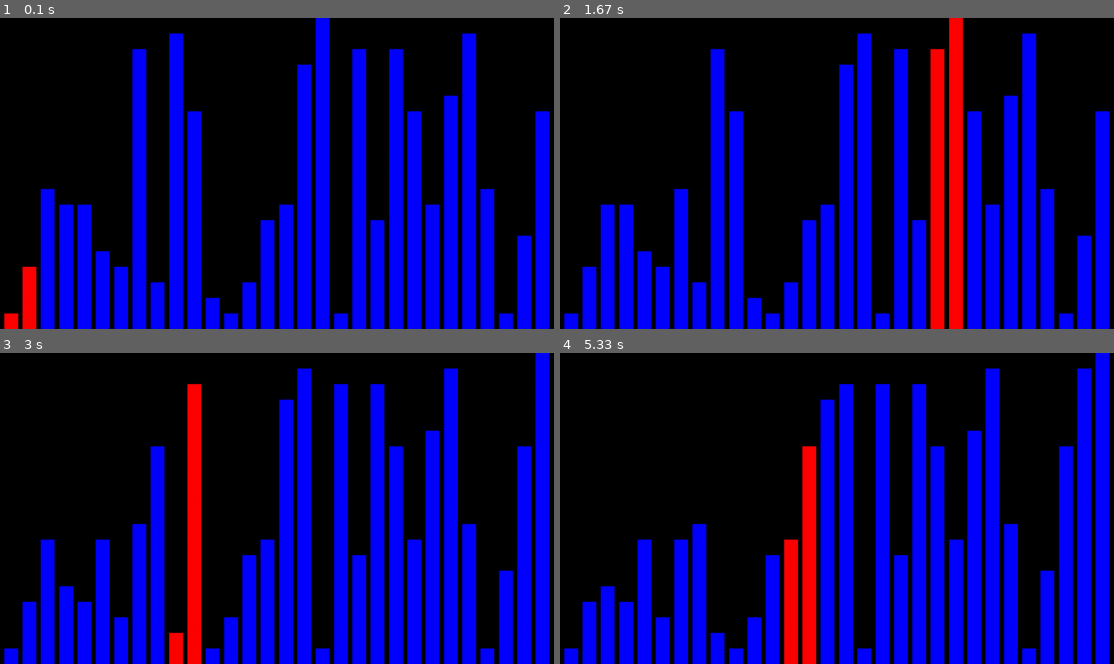
Above: before the commit, frames 1-4 (two rows, left to right).
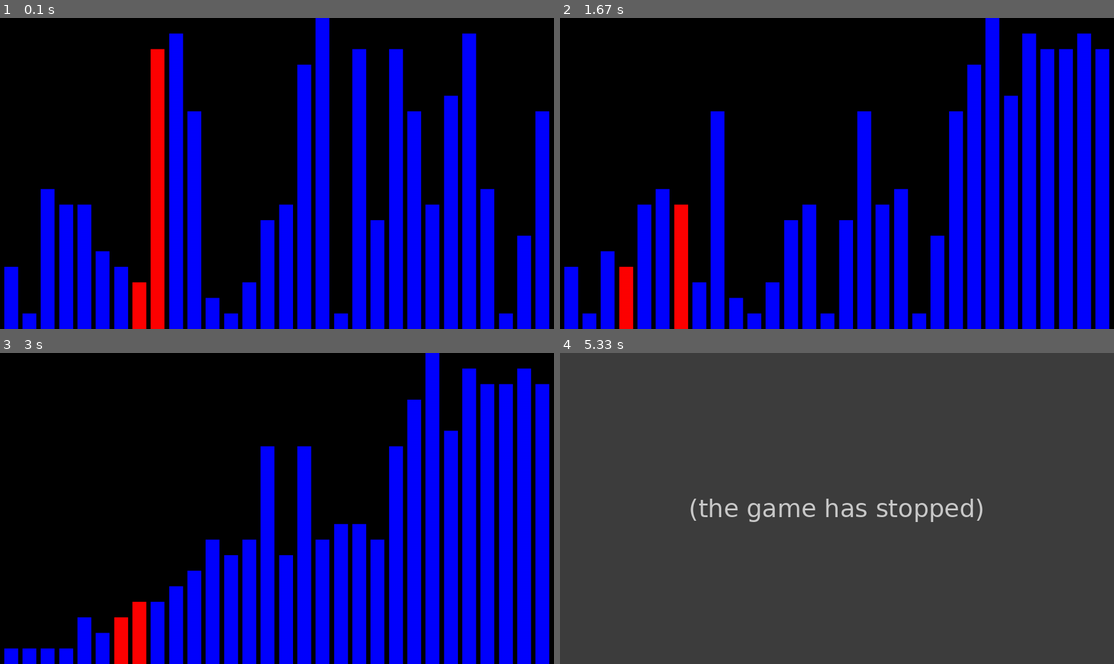
Above: after the commit, the same moments.

Repository: GabeMed/PygameSortVisualizer
Game: pygame game, started from src/main.py
The game is run twice, just before and just after one commit, with the same random seed, the same clock (stepped at 60 frames per second) and the same inputs.
Inputs:
- Up to frame 1 (0.1 s): no input
- Up to frame 2 (1.67 s): no input
- Up to frame 3 (3 s): no input
- Up to frame 4 (5.33 s): no input

The runs differ from the first frame. In frame 1, 5.7% of the frame differs, in the area x 0-30%, y 9-100%; in frame 2, 26%; in frame 3, 25%; in frame 4, 100%, in the area x 0-100%, y 0-100%.
After the commit the program exited at 5.3 s; later frames show no game.

Commit message:
Adding quicksort algorithm

Diff:
--- a/src/algorithms.py
+++ b/src/algorithms.py
@@ -1,9 +1,10 @@
 class Algorithms:
     def __init__(self, array: list[int]):
-        self.array = array  # cópia será passada de fora
+        self.array = array  # takes the copy of the array
         self.swappedIndexes: list[tuple[int, int]] = []
 
     def bubble_sort(self):
+        """Sort the array using the bubble sort algorithm."""
         n = len(self.array)
         for i in range(n):
             swapped = False
@@ -14,6 +15,32 @@
             if not swapped:
                 break
 
+    def quick_sort(self):
+        """Sort the array using the quicksort algorithm."""
+        self._quick_sort(0, len(self.array) - 1)
+
+    # --------------------- Internal Helpers ---------------------- #
+
+    def _quick_sort(self, low: int, high: int):
+        if low < high:
+            p = self._partition(low, high)
+            # sort the sub-arrays left & right of the pivot
+            self._quick_sort(low, p - 1)
+            self._quick_sort(p + 1, high)
+
+    def _partition(self, low: int, high: int) -> int:
+        pivot = self.array[high]
+        i = low - 1
+        for j in range(low, high):
+            if self.array[j] <= pivot:
+                i += 1
+                if i != j:
+                    self._swap(i, j)  # record + execute swap
+        # place pivot between the two partitions
+        if i + 1 != high:
+            self._swap(i + 1, high)  # swap pivot into place
+        return i + 1
+
     def _swap(self, i: int, j: int):
         # Add the swap to the list of swapped indexes
         self.swappedIndexes.append((i, j))
--- a/src/main.py
+++ b/src/main.py
@@ -11,7 +11,7 @@
 working_array = original_array.copy()  # Copy the original array to avoid modifying it
 
 algorithms = Algorithms(working_array)
-algorithms.bubble_sort()  # Execute the sorting algorithm and store the swaps
+algorithms.quick_sort()  # Execute the sorting algorithm and store the swaps
 
 animation = Animation(screen, original_array, algorithms.swappedIndexes)
 animation.animate()  # Animate the sorting process
